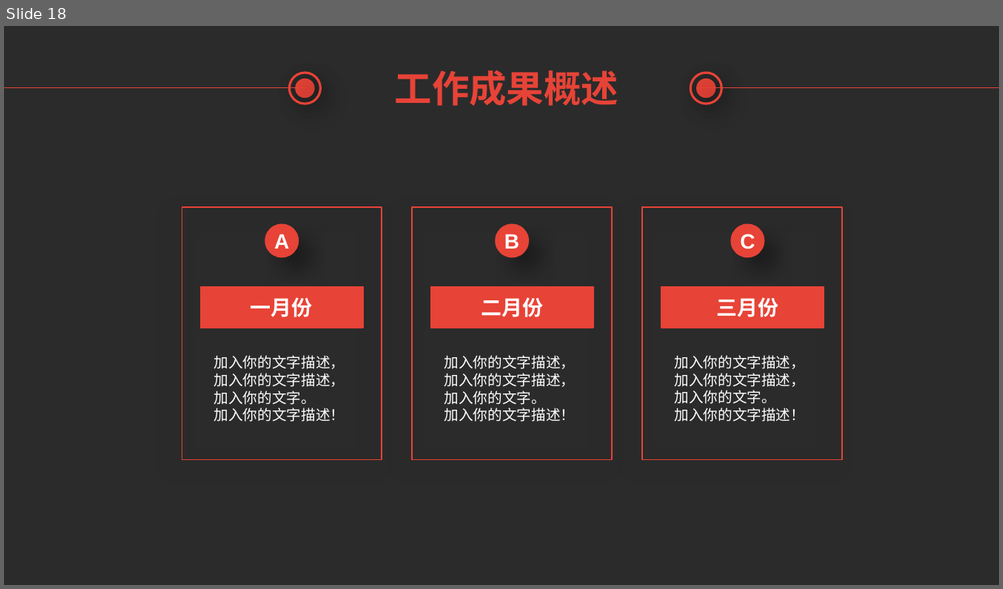
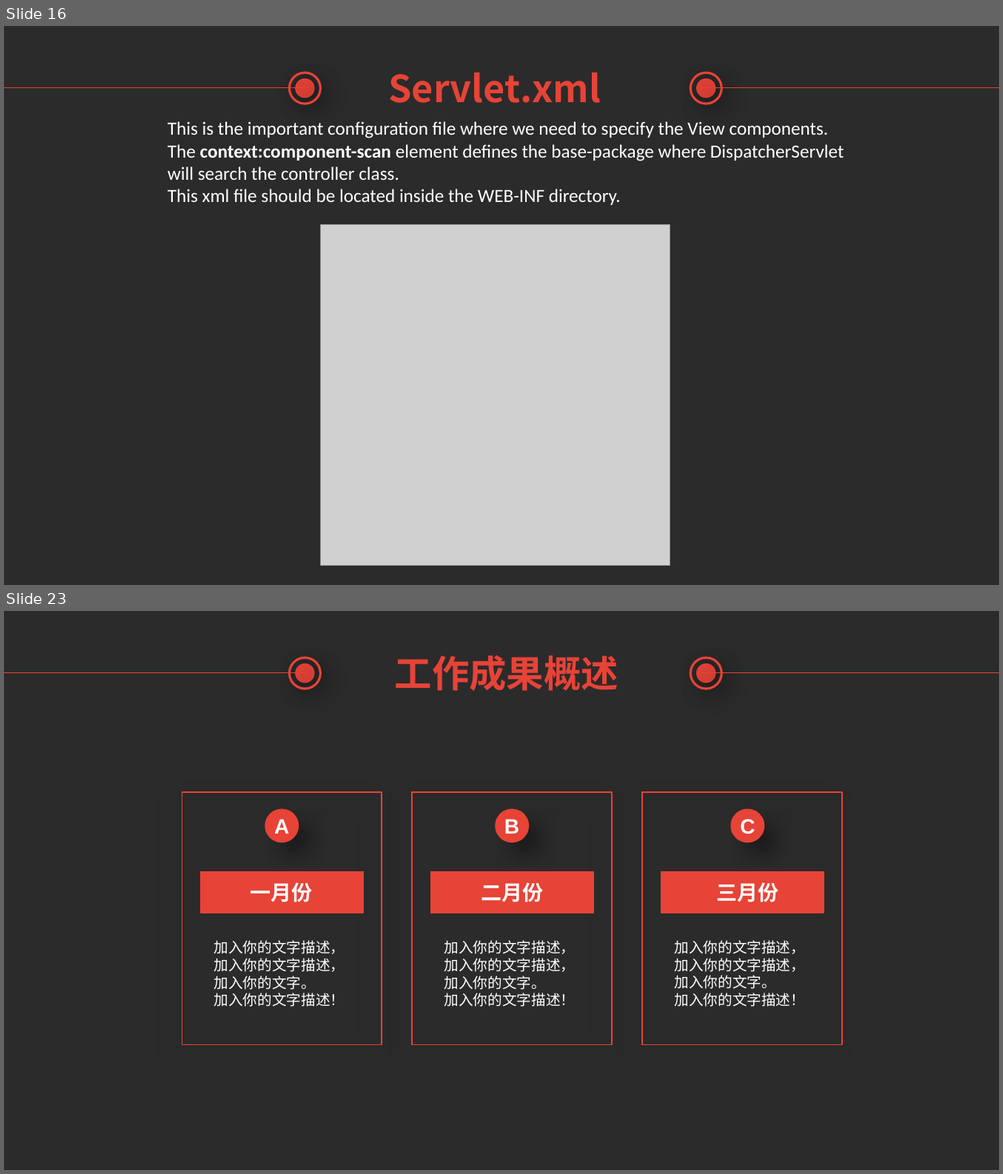
Before and after one commit to TsubasaEX/SampleSpringMVC, a slide deck: Introduction of Spring MVC.pptx. Shown one above the other, each under a label of ours: slide 18 before the commit, slides 16 and 23 after it; the slides between them are not shown. The pictures are 1003x589 and 1003x1174 pixels, drawn with LibreOffice and Linux fonts; fonts in the diff are those of the drawing; grey boxes stand for pictures; background and template pictures are left out; a plain dark background stands for a picture behind light text. Boxes give left, top, right and bottom in pixels: in the first picture for what was removed or moved away, otherwise in the second. Text is boxed around its words. In the diff, an @@ line names an element or a change of style, - is before the commit and + after.

```diff
--- a/Introduction of Spring MVC.pptx
+++ b/Introduction of Spring MVC.pptx
@@ slide 16 added at [4,26,999,585], background picture (left out) @@
@@ line added from (4, 88) to (305, 88), #E74337 0.75 pt @@
@@ ellipse added at [289,73,320,104], outline #E74337 2.25 pt @@
@@ ellipse added at [296,80,313,97], fill #E74337, outline #E74337 2.25 pt @@
@@ text added at [388,73,600,103], 36 pt, text #E74337, bold @@
+Servlet.xml
@@ ellipse added at [691,73,722,104], outline #E74337 2.25 pt @@
@@ ellipse added at [697,80,714,97], fill #E74337, outline #E74337 2.25 pt @@
@@ line added from (700, 88) to (999, 88), #E74337 0.75 pt @@
@@ text added at [168,121,844,205], 18 pt, text #FFFFFF @@
+This is the important configuration file where we need to specify the View components.
+The context:component-scan element defines the base-package where DispatcherServlet will search the controller class.
+This xml file should be located inside the WEB-INF directory.
@@ picture added at [320,225,669,567] @@
@@ what was slide 18 is now slide 23 @@
```
Also in this commit, not shown: 4 slides changed, 8 other slides added, 4 slides removed.
